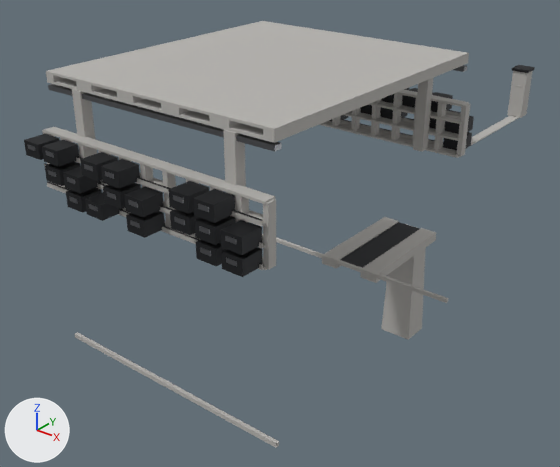
What one commit did to the FBX model Assets/_Project/04.Art/02.Models/Megastructure/SM_Mega_Junction.fbx.
Rendered twice from a 50 mm camera at (142.8, -172.4, 175.6) aimed at (-9.6, 18.2, 57.4). The axes (+X, +Y, +Z) are drawn at lower left. The lights are the same throughout. The picture after the commit comes second. Where no turn or scale is listed for an object, it has been applied to the vertices. Vertices at exactly the same position are counted once.

Names of what the first picture shows: 'SM_Mega_Junction'.
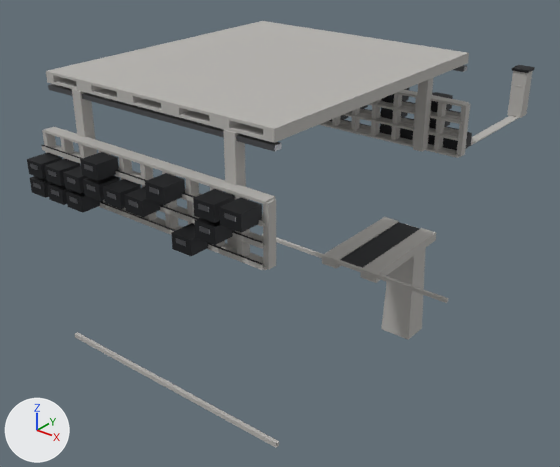
Boxes (x1, y1, x2, y2) around the edits, measured in the pictures (560 x 467 px; the box of a moved part takes in the faces that stretch with it):
'SM_Mega_Junction', reshaped: before (24, 21, 535, 448); after (27, 21, 535, 448)
part 1 of me_sm_mega_junction, moved or reshaped: before (24, 134, 60, 160); after (30, 176, 52, 198)
part 2 of me_sm_mega_junction, moved or reshaped: before (27, 144, 35, 151); after (33, 182, 41, 189)
part 3 of me_sm_mega_junction, moved or reshaped: before (42, 140, 79, 167); after (47, 183, 70, 205)
part 4 of me_sm_mega_junction, moved or reshaped: before (45, 151, 54, 158); after (51, 189, 59, 196)
part 5 of me_sm_mega_junction, moved or reshaped: before (170, 209, 199, 235); after (171, 223, 209, 256)
part 6 of me_sm_mega_junction, moved or reshaped: before (174, 217, 185, 225); after (176, 238, 186, 246)
part 7 of me_sm_mega_junction, moved or reshaped: before (85, 192, 123, 221); after (27, 152, 62, 179)
part 8 of me_sm_mega_junction, moved or reshaped: before (89, 204, 98, 211); after (30, 164, 38, 170)
part 9 of me_sm_mega_junction, moved or reshaped: before (101, 159, 140, 188); after (83, 175, 120, 201)
part 10 of me_sm_mega_junction, moved or reshaped: before (105, 171, 114, 179); after (86, 184, 95, 192)
part 11 of me_sm_mega_junction, moved or reshaped: before (168, 181, 209, 214); after (145, 173, 185, 205)
part 12 of me_sm_mega_junction, moved or reshaped: before (173, 195, 183, 203); after (149, 187, 159, 195)
part 13 of me_sm_mega_junction, moved or reshaped: before (220, 220, 262, 255); after (220, 198, 262, 233)
part 14 of me_sm_mega_junction, moved or reshaped: before (225, 236, 237, 244); after (224, 213, 236, 222)
part 15 of me_sm_mega_junction, moved or reshaped (mostly hidden): before (361, 105, 381, 115); after (380, 123, 401, 135)
part 16 of me_sm_mega_junction, deleted: before (126, 88, 474, 277)
part 17 of me_sm_mega_junction, added (mostly hidden): after (400, 128, 444, 145)

What changed in the scene script:
```text
Change me_sm_mega_junction:
    used by ob_sm_mega_junction; location = (0.0, 0.0, 0.0)
    remove me_sm_mega_junction.from_pydata(...)  # 1696 vertices, 1278 faces; spans x -42.0..42.0, y -57.0..104.0, z -16.0..122.0
    add me_sm_mega_junction.from_pydata(...)  # 1536 vertices, 1158 faces; spans x -42.0..42.0, y -57.0..104.0, z -16.0..122.0
    me_sm_mega_junction part 1: the loose piece of 8 vertices spanning x -40.0..-33.0, y -57.0..-50.0, z 101.0..105.0 is moved by (0.0, 0.0, -11.0)
    me_sm_mega_junction part 2: the loose piece of 8 vertices spanning x -38.0..-35.0, y -57.0, z 103.0..104.0 is moved by (0.0, 0.0, -11.0)
    me_sm_mega_junction part 3: the loose piece of 8 vertices spanning x -32.0..-25.0, y -57.0..-50.0, z 101.0..105.0 is moved by (0.0, 0.0, -11.0)
    me_sm_mega_junction part 4: the loose piece of 8 vertices spanning x -30.0..-27.0, y -57.0, z 103.0..104.0 is moved by (0.0, 0.0, -11.0)
    me_sm_mega_junction part 5: the loose piece of 8 vertices spanning x 17.0..24.0, y -57.0..-50.0, z 95.0..100.0 is moved by (0.0, 0.0, -6.0)
    me_sm_mega_junction part 6: the loose piece of 8 vertices spanning x 19.0..22.0, y -57.0, z 98.0..99.0 is moved by (0.0, 0.0, -6.0)
    me_sm_mega_junction part 7: the loose piece of 8 vertices spanning x -15.0..-9.0, y -57.0..-50.0, z 90.0..94.0 is moved by (-24.0, 0.0, 6.0)
    me_sm_mega_junction part 8: the loose piece of 8 vertices spanning x -14.0..-11.0, y -57.0, z 92.0..93.0 is moved by (-24.0, 0.0, 6.0)
    me_sm_mega_junction part 9: the loose piece of 8 vertices spanning x -7.0..-1.0, y -57.0..-50.0, z 101.0..105.0 is moved by (-8.0, 0.0, -6.0)
    me_sm_mega_junction part 10: the loose piece of 8 vertices spanning x -6.0..-2.0, y -57.0, z 103.0..104.0 is moved by (-8.0, 0.0, -6.0)
    me_sm_mega_junction part 11: the loose piece of 8 vertices spanning x 17.0..24.0, y -57.0..-50.0, z 101.0..105.0 is moved by (-8.0, 0.0, 0.0)
    me_sm_mega_junction part 12: the loose piece of 8 vertices spanning x 19.0..22.0, y -57.0, z 103.0..104.0 is moved by (-8.0, 0.0, 0.0)
    me_sm_mega_junction part 13: the loose piece of 8 vertices spanning x 33.0..40.0, y -57.0..-50.0, z 95.0..100.0 is moved by (0.0, 0.0, 6.0)
    me_sm_mega_junction part 14: the loose piece of 8 vertices spanning x 35.0..38.0, y -57.0, z 98.0..99.0 is moved by (0.0, 0.0, 6.0)
    me_sm_mega_junction part 15: the loose piece of 8 vertices spanning x 1.0..7.0, y 50.0..57.0, z 95.0..100.0 is moved by (8.0, 0.0, -6.0)
    me_sm_mega_junction part 16: 42 loose pieces with 336 vertices, spanning x -40.0..40.0, y -57.0..57.0, z 90.0..105.0, are deleted
    me_sm_mega_junction part 17: 176 vertices added at x -40.0..32.0, y 50.0..57.0, z 90.0..105.0
    other edits to the shape of me_sm_mega_junction do not show in these pictures
```
